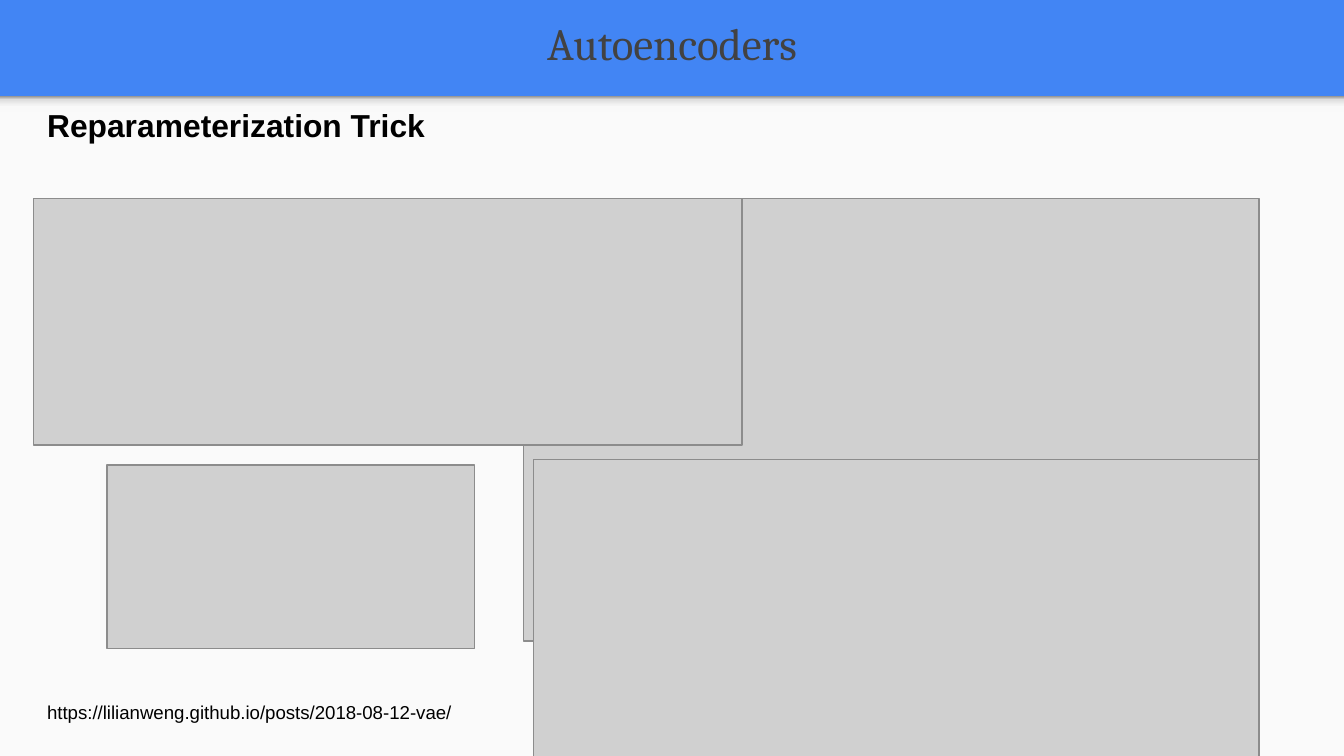
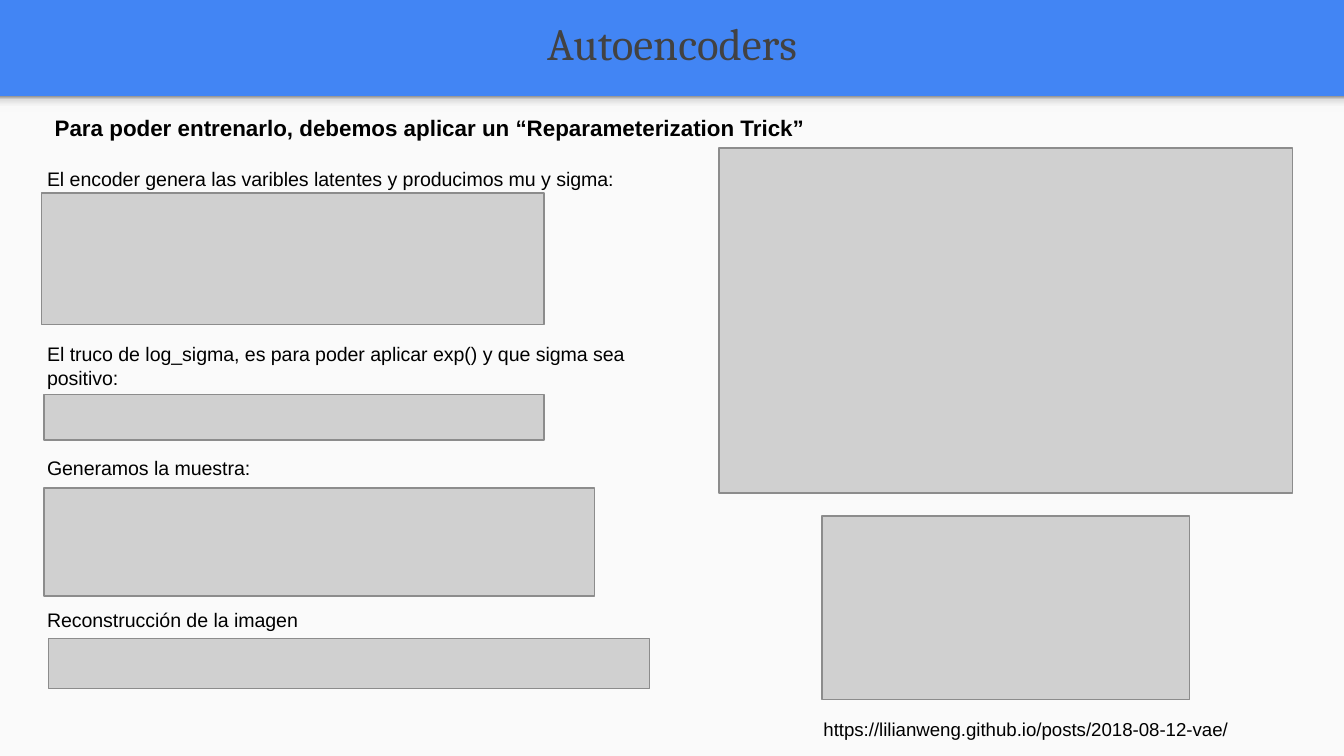
Before and after one commit to FIUBA-Posgrado-Inteligencia-Artificial/aprendizaje_profundo, a slide deck: slide 9 of clase_7/teoria/Clase_7.pptx (slide 15 before the commit). Drawn at 1344x756 pixels with LibreOffice and Linux fonts; fonts in the diff are those of the drawing; grey boxes stand for pictures. Boxes give left, top, right and bottom in pixels: in the first picture for what was removed or moved away, otherwise in the second. Text is boxed around its words. In the diff, an @@ line names an element or a change of style, - is before the commit and + after.

```diff
--- a/clase_7/teoria/Clase_7.pptx
+++ b/clase_7/teoria/Clase_7.pptx
@@ text at [55, 119, 803, 141]: text changed; size 17 to 12 pt @@
-Reparameterization Trick
+Para poder entrenarlo, debemos aplicar un “Reparameterization Trick”
@@ picture: place and size @@
-picture at [524, 199, 1259, 641]
+picture at [719, 148, 1293, 493]
@@ text added at [47, 171, 613, 190], 10.5 pt, text #000000 @@
+El encoder genera las varibles latentes y producimos mu y sigma:
@@ picture removed at [34, 199, 742, 445] @@
@@ picture added at [42, 194, 544, 325] @@
@@ text added at [47, 346, 624, 389], 10.5 pt, text #000000 @@
+El truco de log_sigma, es para poder aplicar exp() y que sigma sea positivo:
@@ picture added at [44, 394, 544, 439] @@
@@ text added at [47, 460, 251, 476], 10.5 pt, text #000000 @@
+Generamos la muestra:
@@ picture removed at [534, 460, 1259, 756] @@
@@ picture added at [44, 488, 595, 595] @@
@@ picture: place and size @@
-picture at [108, 465, 476, 649]
+picture at [823, 516, 1191, 700]
@@ text added at [47, 612, 298, 631], 10.5 pt, text #000000 @@
+Reconstrucción de la imagen
@@ picture added at [48, 638, 649, 688] @@
@@ text "https://lilianweng.github.io/posts/2018-08-12-vae/": place and size @@
-text "https://lilianweng.github.io/posts/2018-08-12-vae/" at [47, 705, 451, 723]
+text "https://lilianweng.github.io/posts/2018-08-12-vae/" at [823, 722, 1227, 740]
```
Also in this commit, not shown: 7 other slides changed, 2 slides added, 11 slides removed, 25 other files.
